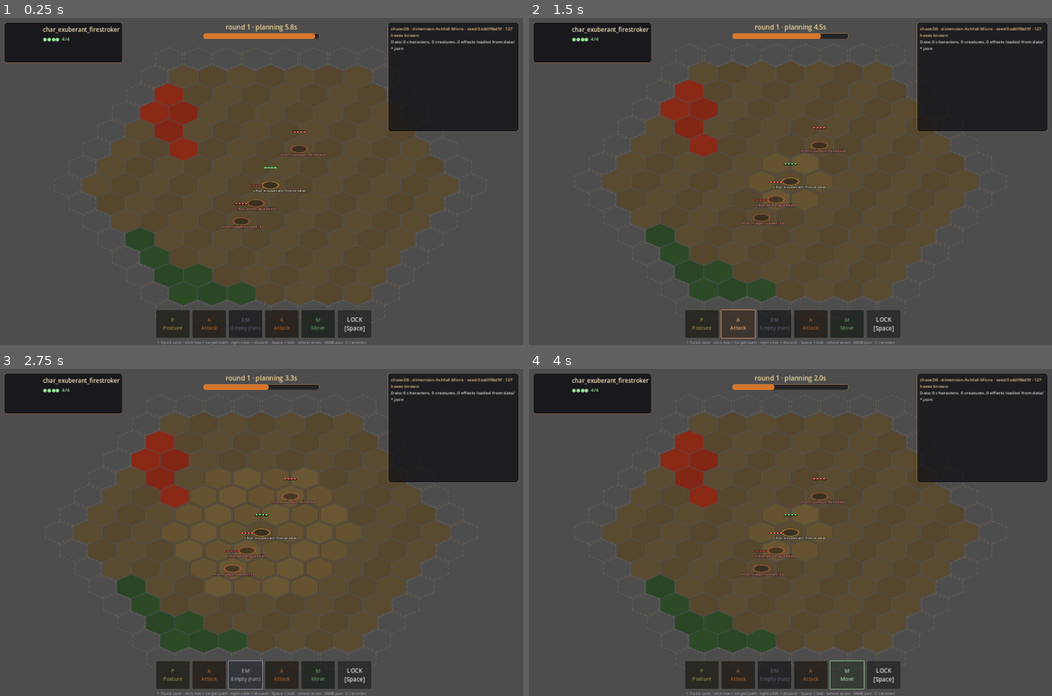
Above: before the commit, frames 1-4 (two rows, left to right).
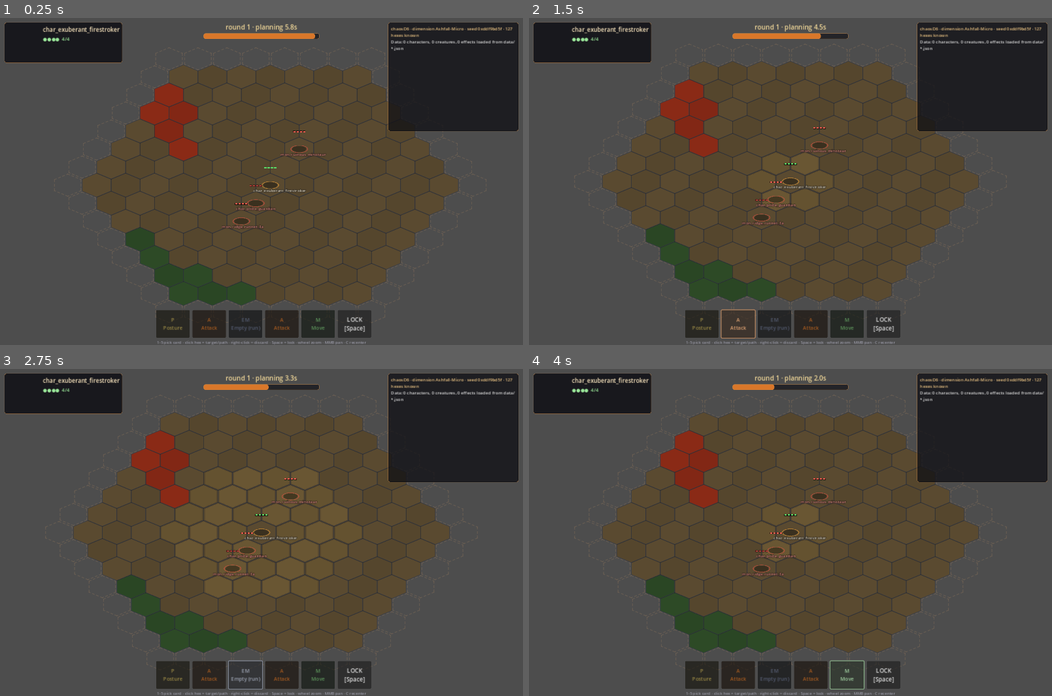
Above: after the commit, the same moments.

Repository: Galterian/Radicle
Game: Godot game, scene res://scenes/Main.tscn
Same seed, same stepped clock (60 frames per second), same inputs: the game is played once before the commit and once after it.
Inputs:
- Up to frame 1 (0.25 s): no input
- Up to frame 2 (1.5 s): click "P Posture" at 0.5 s; click "A Attack" at 1.25 s
- Up to frame 3 (2.75 s): click "EM Empty (run)" at 2 s
- Up to frame 4 (4 s): click "A Attack" at 2.75 s; click "M Move" at 3.5 s

The runs differ from the first frame. In frame 1, 1.4% of the frame differs, in the area x 18-85%, y 16-87%; in frame 2, 1.3%; in frame 3, 1.3%; in frame 4, 1.3%.

Commit message:
update

Diff:
--- a/godot/scripts/HexMap.gd
+++ b/godot/scripts/HexMap.gd
@@ -111,6 +111,11 @@
 	tiles.sort_custom(func(a, b): return a.y < b.y or (a.y == b.y and a.x < b.x))
 	for t in tiles:
 		_draw_tile(t)
+	# Persistent hex grid overlay — faint so terrain still reads as continuous,
+	# but visible enough to anchor the gameplay interaction (movement, targeting).
+	for t in tiles:
+		var c := Hex.hex_to_pixel(t.x, t.y)
+		draw_polyline(_closed(Hex.corners(c, Hex.HEX_SIZE)), Color(0.0, 0.0, 0.0, 0.18), 1.0, true)
 	# Frontier (unknown neighbours of known hexes) as dashed outlines.
 	for f in gen.frontier():
 		var c := Hex.hex_to_pixel(f.x, f.y)
